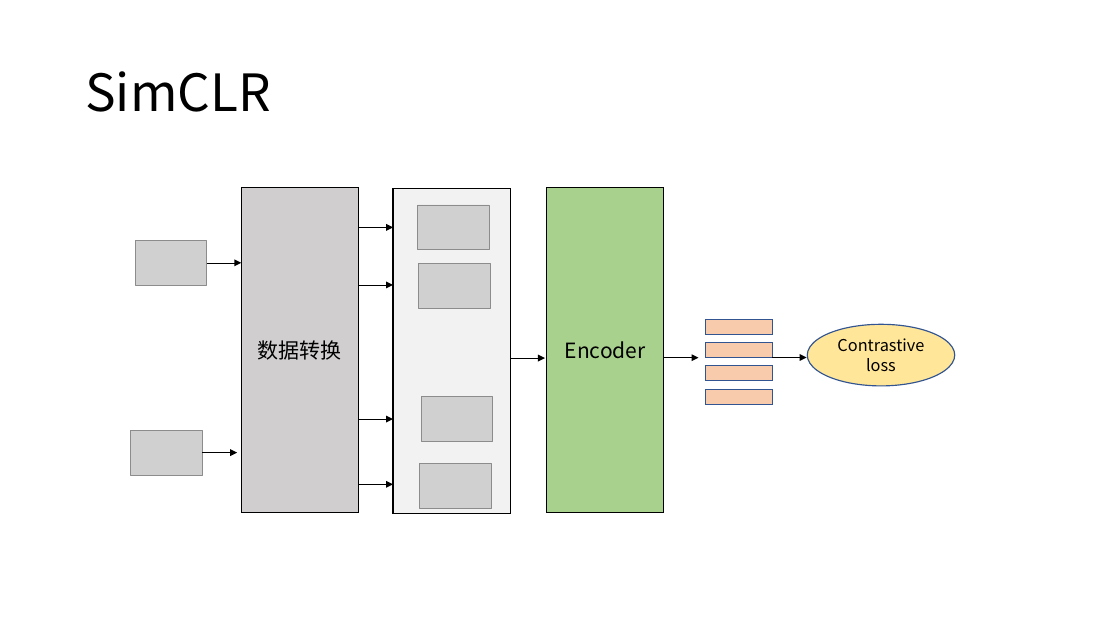
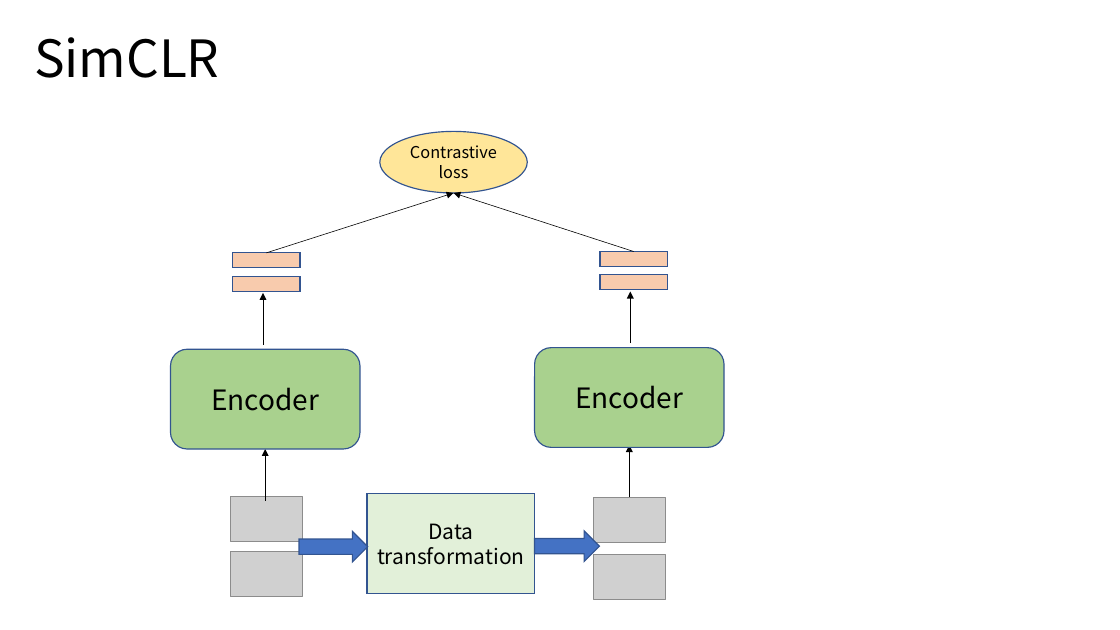
Before and after one commit to xianghuisun/ContrativeLearningInNLP, a slide deck: slide 27 of ppt_materials/SBERT.pptx. Drawn at 1120x630 pixels with LibreOffice and Linux fonts; fonts in the diff are those of the drawing; grey boxes stand for pictures. Boxes give left, top, right and bottom in pixels: in the first picture for what was removed or moved away, otherwise in the second. Text is boxed around its words. In the diff, an @@ line names an element or a change of style, - is before the commit and + after.

```diff
--- a/ppt_materials/SBERT.pptx
+++ b/ppt_materials/SBERT.pptx
@@ title "SimCLR": place and size @@
-title "SimCLR" at bbox=[85, 71, 270, 112]
+title "SimCLR" at bbox=[34, 37, 219, 78]
@@ ellipse "Contrastive loss": place and size @@
-ellipse "Contrastive loss" at bbox=[807, 324, 955, 386]
+ellipse "Contrastive loss" at bbox=[380, 131, 528, 192]
@@ rectangle removed at bbox=[241, 187, 358, 513] @@
-数据转换
@@ arrow moved from (359, 228) - (393, 228) to (266, 253) - (454, 193) @@
@@ rectangle removed at bbox=[393, 189, 510, 514] @@
@@ picture removed at bbox=[418, 205, 489, 250] @@
@@ arrow added from (634, 251) to (454, 193), #000000 0.5 pt @@
@@ rectangle: place and size @@
-rectangle at bbox=[706, 319, 773, 334]
+rectangle at bbox=[233, 253, 300, 268]
@@ rectangle: place and size @@
-rectangle at bbox=[706, 389, 773, 404]
+rectangle at bbox=[600, 251, 667, 266]
@@ rectangle: place and size @@
-rectangle at bbox=[706, 343, 773, 358]
+rectangle at bbox=[233, 276, 300, 292]
@@ arrow added from (263, 344) to (263, 293), #000000 0.5 pt @@
@@ arrow removed from (359, 285) to (393, 285) @@
@@ rectangle: place and size @@
-rectangle at bbox=[706, 366, 773, 381]
+rectangle at bbox=[600, 275, 667, 290]
@@ arrow added from (630, 344) to (630, 292), #000000 0.5 pt @@
@@ rounded rectangle added at bbox=[171, 350, 360, 450], fill #A9D18E, outline #325491 1 pt, 24 pt, text #000000 @@
+Encoder
@@ arrow removed from (510, 358) to (545, 358) @@
@@ rounded rectangle "Encoder": place and size @@
-rounded rectangle "Encoder" at bbox=[547, 187, 664, 513]
+rounded rectangle "Encoder" at bbox=[534, 348, 724, 448]
@@ rounded rectangle "Encoder" at bbox=[534, 348, 724, 448]: size 18 to 24 pt; rectangle to rounded rectangle; outline #000000 1 pt to #325491 1 pt @@
@@ arrow removed from (664, 358) to (699, 358) @@
@@ arrow removed from (772, 358) to (807, 358) @@
@@ arrow removed from (359, 419) to (393, 419) @@
@@ picture removed at bbox=[421, 397, 492, 441] @@
@@ arrow added from (629, 497) to (629, 445), #000000 0.5 pt @@
@@ arrow removed from (202, 453) to (237, 453) @@
@@ arrow moved from (207, 263) - (241, 263) to (266, 501) - (266, 450) @@
@@ picture: place and size @@
-picture at bbox=[135, 240, 207, 285]
+picture at bbox=[231, 497, 302, 541]
@@ arrow removed from (359, 485) to (393, 485) @@
@@ rectangle added at bbox=[367, 494, 534, 594], fill #E2F0D9, outline #325491 1 pt, 18 pt, text #000000 @@
+Data transformation
@@ picture: place and size @@
-picture at bbox=[419, 264, 491, 308]
+picture at bbox=[594, 498, 665, 543]
@@ right arrow added at bbox=[299, 532, 368, 562], fill #4472C4, outline #325491 1 pt @@
@@ right arrow added at bbox=[534, 531, 599, 561], fill #4472C4, outline #325491 1 pt @@
@@ picture: place and size @@
-picture at bbox=[131, 430, 202, 475]
+picture at bbox=[231, 552, 302, 597]
@@ picture: place and size @@
-picture at bbox=[420, 464, 492, 508]
+picture at bbox=[594, 555, 665, 599]
```
Also in this commit, not shown: 2 slides added, 5 other files.
